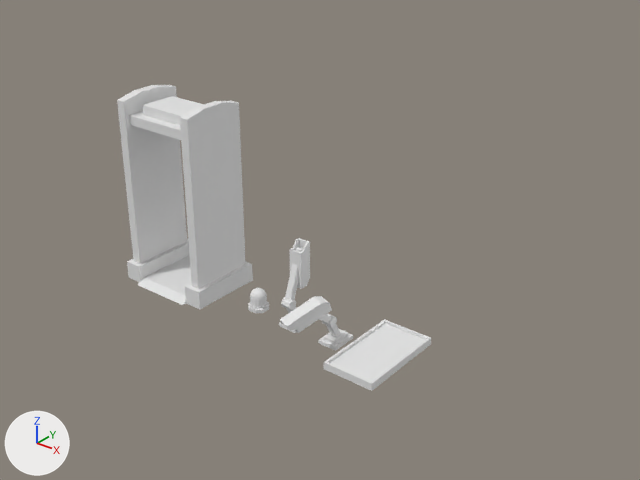
The Blender file Blender/Main Scene/Props.blend as it was, and as the next commit left it.
Rendered twice from a 50 mm camera at (4.85, -11.56, 9.2) aimed at (-4.49, 0.13, 1.96). The axes (+X, +Y, +Z) are drawn at lower left. The lights are the same throughout.

Script lines for the objects in view, before the commit:
```python
me_cube_002 = bpy.data.meshes.new('Cube.002')
me_cube_002.from_pydata(...)  # 95 vertices, 80 faces; spans x -0.21..0.21, y -0.31..0.28, z 0.0..1.75
me_cube_005 = bpy.data.meshes.new('Cube.005')
me_cube_005.from_pydata(...)  # 99 vertices, 80 faces; spans x -0.37..0.22, y -1.3..0.28, z 0.0..1.16
me_cube_006 = bpy.data.meshes.new('Cube.006')
me_cube_006.from_pydata(...)  # 24 vertices, 20 faces; spans x -0.96..0.96, y -0.54..0.54, z 0.0..0.2
ob_camera_1 = bpy.data.objects.new('Camera_1', me_cube_002)
ob_camera_1.location = (-5.0, 0.0, 0.0)
ob_camera_2 = bpy.data.objects.new('Camera_2', me_cube_005)
ob_camera_2.location = (-4.0, 0.0, 0.0)
ob_monitor_flat_1 = bpy.data.objects.new('Monitor_Flat_1', me_cube_006)
ob_monitor_flat_1.location = (-3.0, 0.0, 0.0)
ob_monitor_flat_1.rotation_euler = (0.0, 0.0, 1.571)  # degrees (0, 0, 90)
# also in view: 'Metal_Detector' at (-8.0, 0.0, 2.05)
```
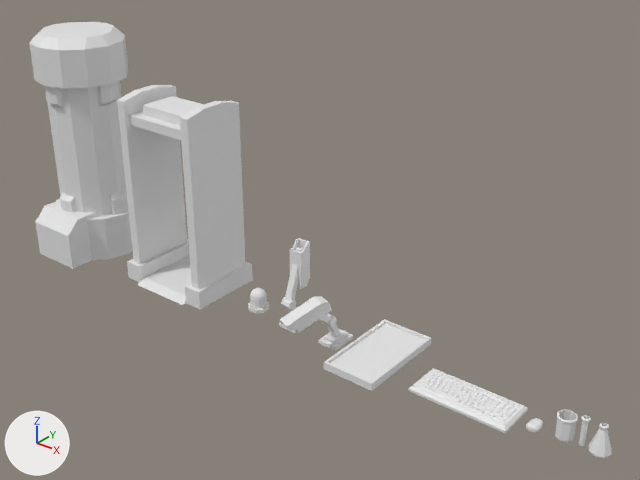
The newer file is also turned or shifted as a whole; pictures and numbers use the older file's frame.

What differs and where, as boxes [x1, y1, x2, y2] in the pictures (640 x 480 px):
'BioCapsule', added
    after: [29, 22, 133, 269]
'Keyboard', added
    after: [408, 368, 528, 433]
'TestBeaker', added
    after: [555, 409, 578, 443]
'TestVial', added
    after: [589, 423, 612, 459]
'TestTube', added
    after: [579, 415, 591, 446]
'Mouse', added
    after: [526, 418, 543, 433]

The change, as a list of edits to the scene's bpy script:
```text
Add me_cube_007:
    me_cube_007.from_pydata(...)  # 96 vertices, 90 faces; spans x -0.176..0.176, y -0.176..0.176, z 0.0..0.45
Add me_cylinder_002:
    me_cylinder_002.from_pydata(...)  # 90 vertices, 88 faces; spans x -0.379..0.379, y -0.379..0.379, z 0.0..1.1
Add me_cylinder_001:
    me_cylinder_001.from_pydata(...)  # 82 vertices, 80 faces; spans x -0.15..0.15, y -0.15..0.15, z 0.0..1.1
Add me_cylinder:
    me_cylinder.from_pydata(...)  # 210 vertices, 184 faces; spans x -1.0..1.0, y -1.3..1.0, z 0.0..5.0
Add me_cube_004:
    me_cube_004.from_pydata(...)  # 83 vertices, 75 faces; spans x -0.114..0.114, y -0.115..0.23, z 0.01..0.126
Add me_cube_003:
    me_cube_003.from_pydata(...)  # 788 vertices, 592 faces; spans x -1.0..0.9, y -0.5..0.3, z 0.0..0.13
Add ob_testbeaker:
    ob_testbeaker = bpy.data.objects.new('TestBeaker', me_cube_007)
    ob_testbeaker.location = (0.7, 0.0, 0.0)
Add ob_testvial:
    ob_testvial = bpy.data.objects.new('TestVial', me_cylinder_002)
    ob_testvial.location = (1.3, 0.0, 0.0)
    ob_testvial.scale = (0.5, 0.5, 0.5)
Add ob_testtube:
    ob_testtube = bpy.data.objects.new('TestTube', me_cylinder_001)
    ob_testtube.location = (1.0, 0.0, 0.0)
    ob_testtube.scale = (0.5, 0.5, 0.5)
Add ob_biocapsule:
    ob_biocapsule = bpy.data.objects.new('BioCapsule', me_cylinder)
    ob_biocapsule.location = (-11.0, 0.0, 0.0)
Add ob_mouse:
    ob_mouse = bpy.data.objects.new('Mouse', me_cube_004)
    ob_mouse.location = (0.2, -0.1, 0.0)
Add ob_keyboard:
    ob_keyboard = bpy.data.objects.new('Keyboard', me_cube_003)
    ob_keyboard.location = (-1.0, 0.0, 0.0)
```
